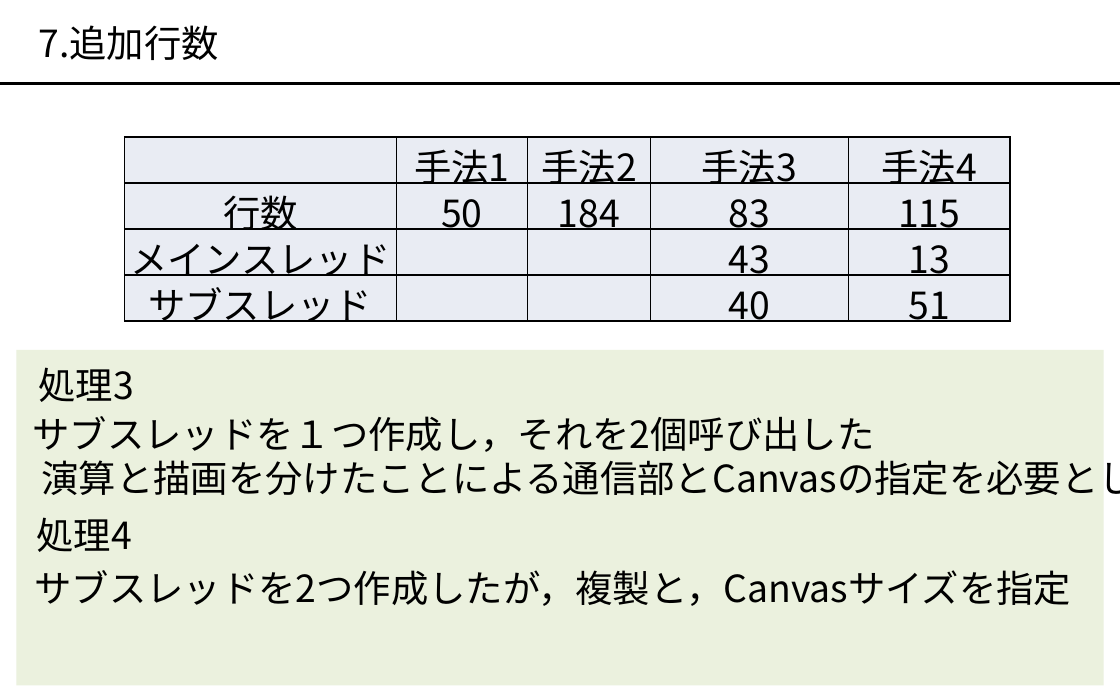
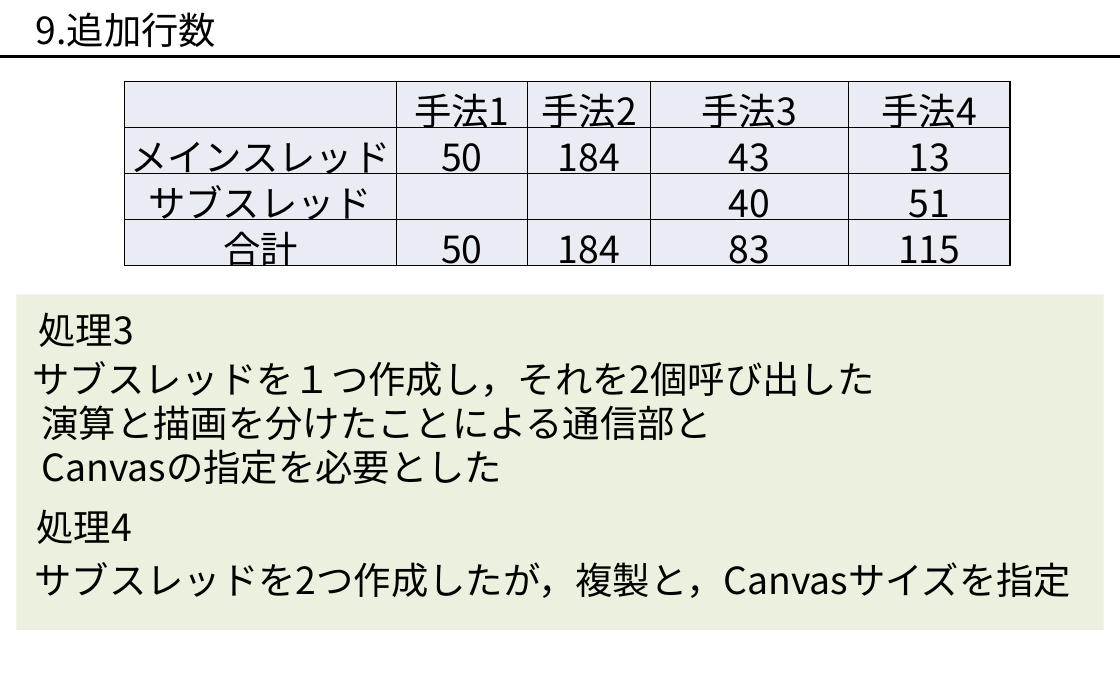
Before and after one commit to okmtaoo/-, a slide deck: slide 10 of presentation/出す.pptx (slide 12 before the commit). Drawn at 1120x700 pixels with LibreOffice and Linux fonts; fonts in the diff are those of the drawing. Boxes give left, top, right and bottom in pixels: in the first picture for what was removed or moved away, otherwise in the second. Text is boxed around its words. In the diff, an @@ line names an element or a change of style, - is before the commit and + after.

```diff
--- a/presentation/出す.pptx
+++ b/presentation/出す.pptx
@@ text at [36,12,216,47]: text changed @@
-7.追加行数
+9.追加行数
@@ line moved from (0, 84) - (1120, 84) to (0, 57) - (1120, 57) @@
@@ table at [124,82,1010,270] @@
-row 2: 行数 | 50 | 184 | 83 | 115
-row 3: メインスレッド |  |  | 43 | 13
+row 2: メインスレッド | 50 | 184 | 43 | 13
+row 4: 合計 | 50 | 184 | 83 | 115
@@ 2 texts, 1 table, 1 rectangle: place and size @@
-2 texts, 1 table, 1 rectangle at [17,137,1104,685]
+2 texts, 1 table, 1 rectangle at [17,82,1104,631]
@@ text at [41,405,712,484]: text changed @@
-演算と描画を分けたことによる通信部とCanvasの指定を必要とした
+演算と描画を分けたことによる通信部と
+Canvasの指定を必要とした
@@ text "処理4": place and size @@
-text "処理4" at [36,517,131,552]
+text "処理4" at [36,509,131,544]
@@ text "サブスレッドを2つ作成したが，複製と，Canvasサイズを指定": place and size @@
-text "サブスレッドを2つ作成したが，複製と，Canvasサイズを指定" at [34,570,1071,606]
+text "サブスレッドを2つ作成したが，複製と，Canvasサイズを指定" at [34,562,1071,598]
```
Also in this commit, not shown: 8 other slides changed, 4 slides added, 6 slides removed, 1 other file.
